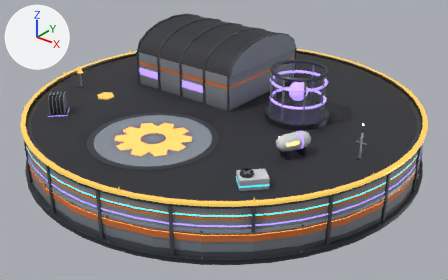
One commit to the glTF model assets/models/metamaterial_foundry_xl.glb: the scene before it, then after it.
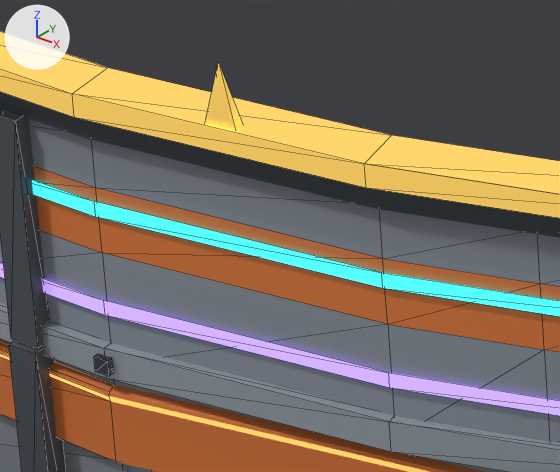
The first picture shows the older version from a camera (50 mm lens) standing at (21.2, -26.5, 16.7) and looking at (0.7, -0.8, 0.8). The close-ups show the older and then the newer version on the part from 22% to 34% of the width and 64% to 81% of the height of that picture. Only the edits that show in the close-ups are written down. The lights are fixed; the arrows at upper left show +X, +Y and +Z. The close-ups show mesh edges as thin lines.

Objects in the first close-up: 'Decal_24_L5', 'Decal_25_L2', 'Decal_25_L3', 'Decal_25_L4', 'Decal_25_L5', 'Decal_26_L2', 'Decal_26_L5', 'Roof', 'Upper_24', 'Upper_25', 'Wall_24', 'Wall_25' and 5 more.
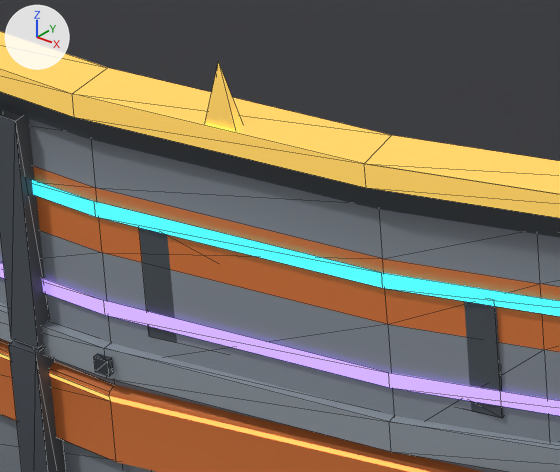
Changed parts and their boxes [x1, y1, x2, y2] in the close-ups (560 x 472 px):
'Upper_25_Sign', added (mostly hidden)
    after: [139, 228, 504, 418]

The edits, one by one:
Mesh me_upper_25_sign is new.
It has 264 vertices, 170 faces and spans x 2.42..4.15, y -11.11..-10.54, z 1.59..2.21.
Faces by material slot: [12, 12, 146].
It uses material mat_accent.
It uses material mat_hull.
It uses material mat_lightstrip.
Object 'Upper_25_Sign' (ob_upper_25_sign) is new; it shows me_upper_25_sign.
Its location is (0.0, 0.0, 0.0).
